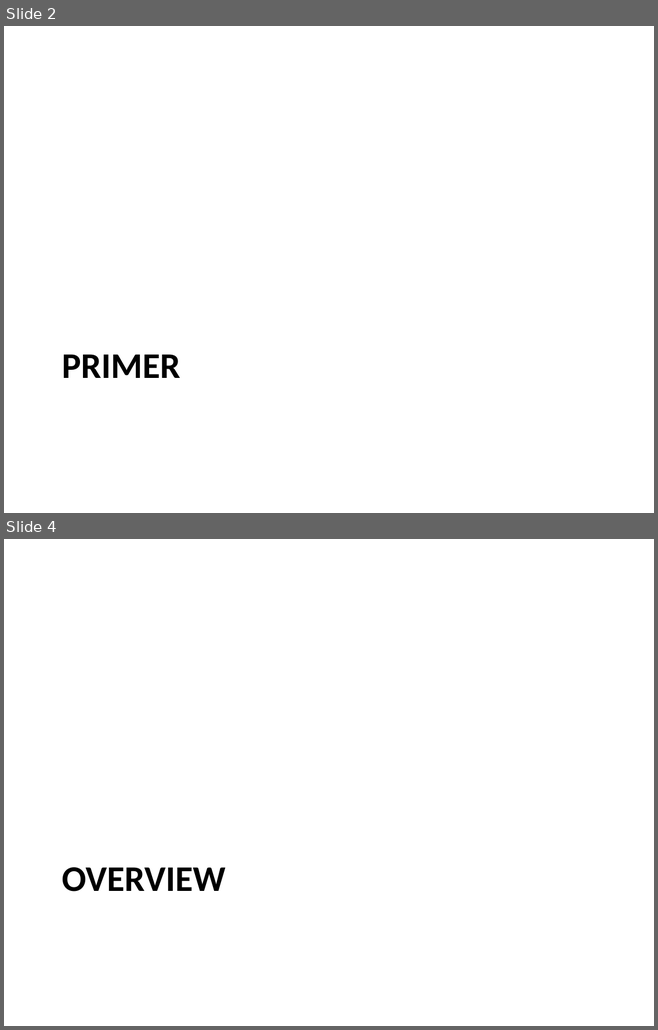
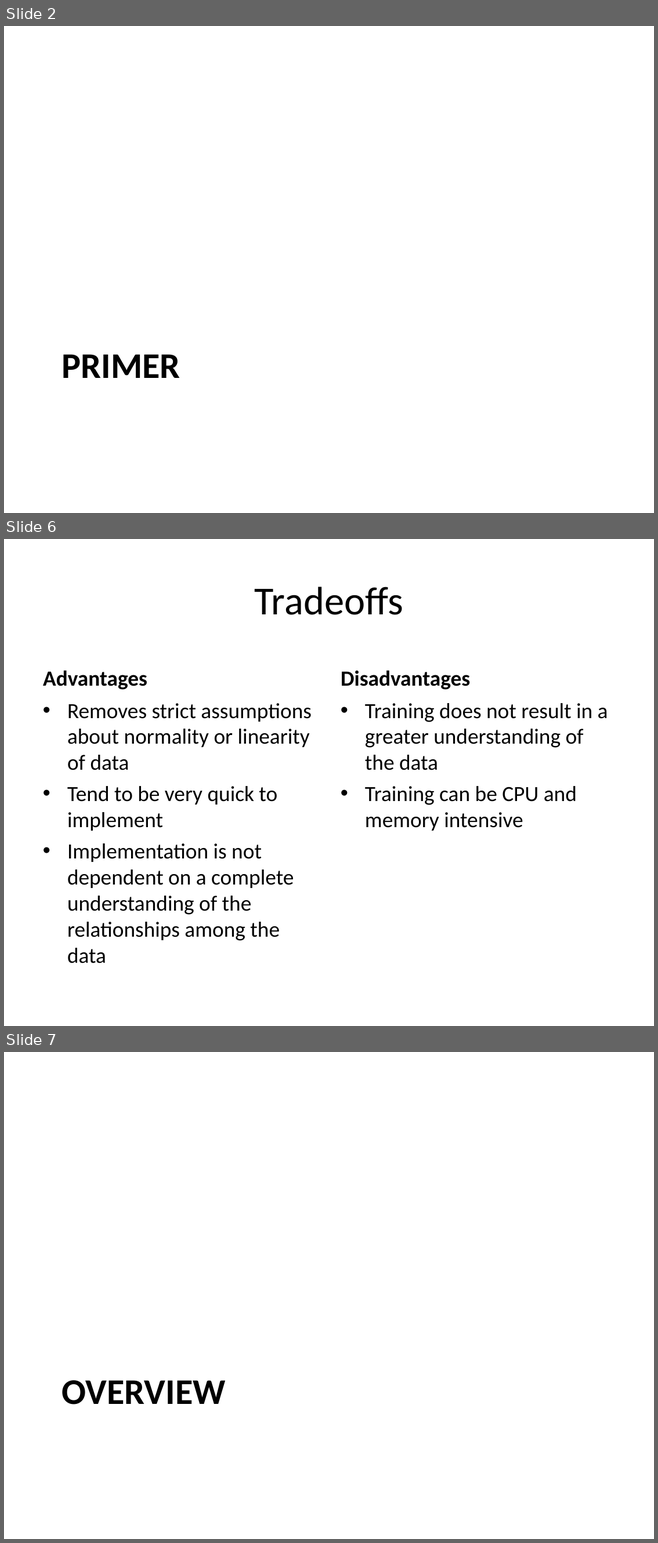
Before and after one commit to mazzas/School, a slide deck: SE4910/Project/Neural Network Toolbox.ppt. Shown one above the other, each under a label of ours: slides 2 and 4 before the commit, slides 2, 6 and 7 after it; the slides between them are not shown. The pictures are 658x1030 and 658x1543 pixels, drawn with LibreOffice and Linux fonts; fonts in the diff are those of the drawing. Boxes give left, top, right and bottom in pixels: in the first picture for what was removed or moved away, otherwise in the second. Text is boxed around its words. In the diff, an @@ line names an element or a change of style, - is before the commit and + after.

```diff
--- a/SE4910/Project/Neural Network Toolbox.ppt
+++ b/SE4910/Project/Neural Network Toolbox.ppt
@@ slide 6 added at (x1=4, y1=539, x2=654, y2=1026), background #FFFFFF @@
@@ title added at (x1=255, y1=587, x2=403, y2=615), 44 pt, text #000000 @@
+Tradeoffs
@@ text added at (x1=43, y1=670, x2=147, y2=690), 24 pt, text #000000, bold @@
+Advantages
@@ text added at (x1=340, y1=670, x2=470, y2=690), 24 pt, text #000000, bold @@
+Disadvantages
@@ text added at (x1=67, y1=703, x2=311, y2=964), 24 pt, text #000000 @@
+• Removes strict assumptions about normality or linearity of data
+• Tend to be very quick to implement
+• Implementation is not dependent on a complete understanding of the relationships among the data
@@ text added at (x1=365, y1=703, x2=608, y2=831), 24 pt, text #000000 @@
+• Training does not result in a greater understanding of the data
+• Training can be CPU and memory intensive
@@ what was slide 4 is now slide 7 @@
```
Also in this commit, not shown: 9 slides changed, 4 other slides added, 2 slides removed, 1 other file.
